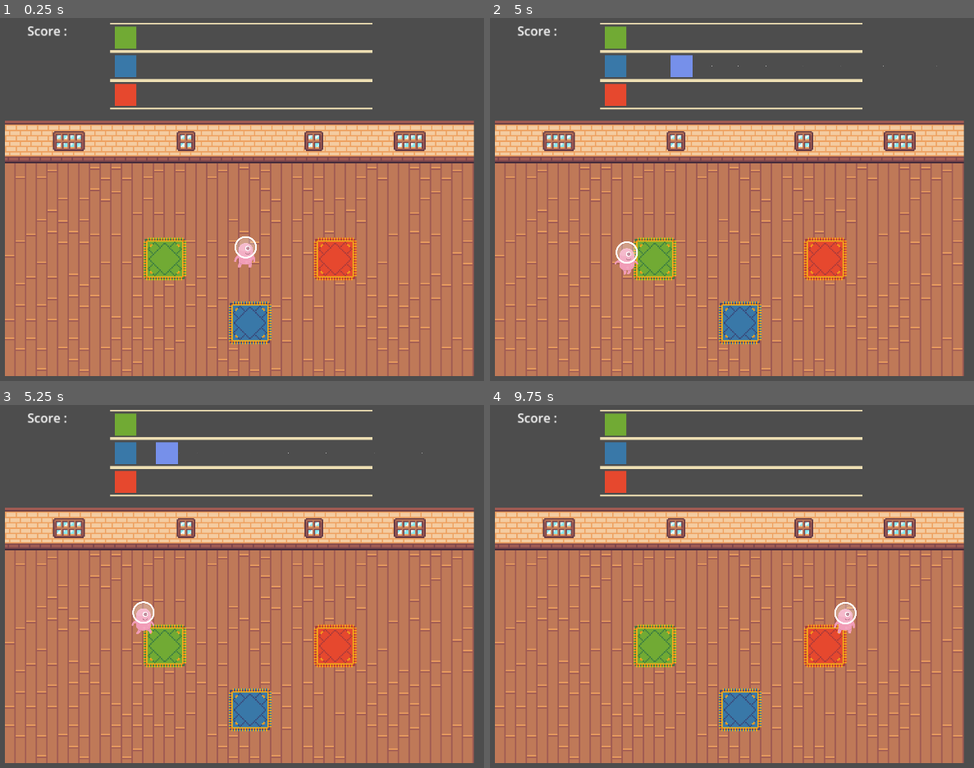
Above: before the commit, frames 1-4 (two rows, left to right).
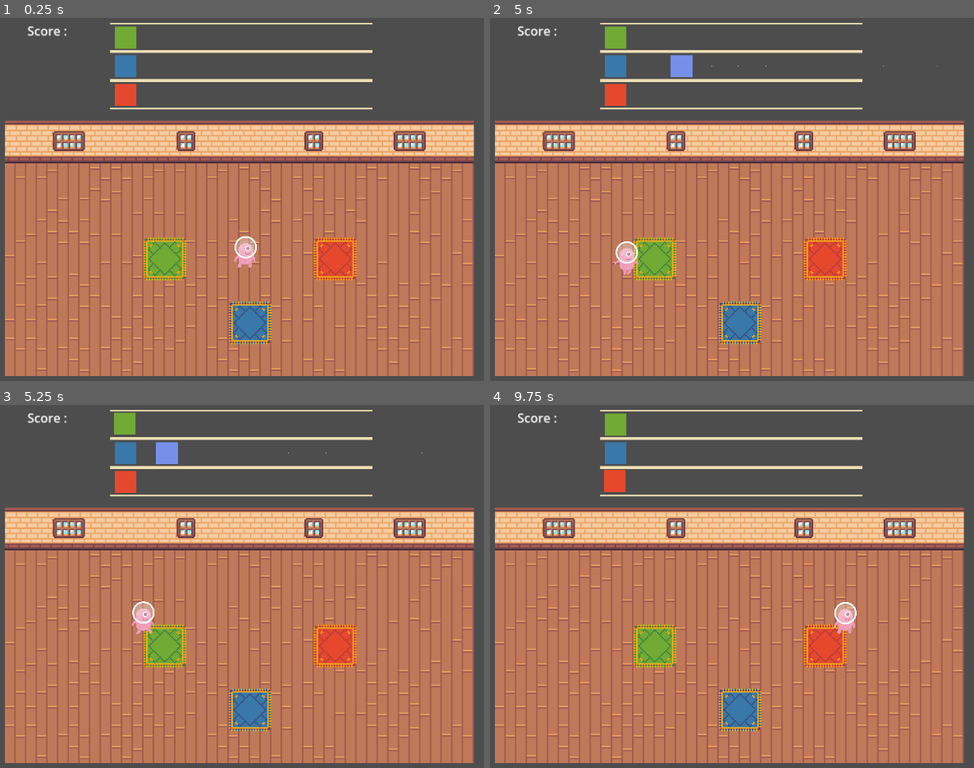
Above: after the commit, the same moments.

Repository: Zenika/gamejam-002-cook-ze-beat
Game: Godot game, scene res://scenes/game.tscn
Two runs of this game, one before a commit and one after it. Both use one fixed random seed, a clock stepped at 60 frames per second and the inputs below. Sound files missing from this copy of the repository are replaced by a short silence.
Inputs:
- Up to frame 1 (0.25 s): no input
- Up to frame 2 (5 s): tap Enter at 0.5 s; hold Up (move_up) 0.53-2.03 s; tap Space (action) at 0.6, 2.1, 3.6 s; tap Shift (sprint) at 1.35, 2.85, 4.35 s; hold Left (move_left) 2.03-3.53 s; hold Down (move_down) 3.53-4.28 s; hold Right (move_right) from 4.28 s (still down)
- Up to frame 3 (5.25 s): release Right (move_right) at 5.03 s; hold Up (move_up) from 5.03 s (still down); tap Space (action) at 5.1 s
- Up to frame 4 (9.75 s): release Up (move_up) at 5.78 s; hold Right (move_right) 5.78-8.03 s; tap Shift (sprint) at 5.85, 7.35, 8.85 s; tap Space (action) at 6.6, 8.1, 9.6 s; hold Down (move_down) 8.03-8.78 s; hold Left (move_left) 8.78-9.53 s; hold Up (move_up) from 9.53 s (still down)

Frames 1-2 are identical in both runs. In frame 3, less than 0.1% of the frame differs, in the area x 23-29%, y 2-9%; in frame 4, less than 0.1%, in the area x 23-29%, y 17-25%.

Commit message:
feat: les notes markers bougent quand on joue de l'instrument

Diff:
--- a/scenes/partition/note_marker.tscn
+++ b/scenes/partition/note_marker.tscn
@@ -16,6 +16,11 @@
 
 [node name="PushTimer" type="Timer" parent="."]
 
+[node name="BumpTimer" type="Timer" parent="."]
+wait_time = 0.2
+one_shot = true
+
 [connection signal="area_entered" from="HitArea" to="." method="_on_HitArea_area_entered"]
 [connection signal="area_exited" from="HitArea" to="." method="_on_HitArea_area_exited"]
 [connection signal="timeout" from="PushTimer" to="." method="_on_PushTimer_timeout"]
+[connection signal="timeout" from="BumpTimer" to="." method="_lower_instrument"]
--- a/scenes/partition/partition.tscn
+++ b/scenes/partition/partition.tscn
@@ -16,13 +16,25 @@
 position = Vector2(88, 80)
 input = "A"
 
+[node name="GreenSprite" type="Sprite2D" parent="NoteMarker"]
+position = Vector2(2, 2)
+texture = ExtResource("7_wp0wo")
+
 [node name="NoteMarker2" parent="." instance=ExtResource("2_u0560")]
 position = Vector2(88, 212)
 input = "B"
 
+[node name="BlueSprite" type="Sprite2D" parent="NoteMarker2"]
+position = Vector2(2, 0)
+texture = ExtResource("5_lcf4y")
+
 [node name="NoteMarker3" parent="." instance=ExtResource("2_u0560")]
 position = Vector2(88, 344)
 input = "C"
+
+[node name="RedSprite" type="Sprite2D" parent="NoteMarker3"]
+position = Vector2(2, 0)
+texture = ExtResource("6_2uief")
 
 [node name="Conductor" parent="." instance=ExtResource("3_uirvw")]
 bpm = 115
@@ -30,18 +42,6 @@
 [node name="Road" type="Sprite2D" parent="."]
 position = Vector2(619, 211)
 texture = ExtResource("4_quxc5")
-
-[node name="BlueSprite" type="Sprite2D" parent="."]
-position = Vector2(90, 212)
-texture = ExtResource("5_lcf4y")
-
-[node name="RedSprite" type="Sprite2D" parent="."]
-position = Vector2(90, 344)
-texture = ExtResource("6_2uief")
-
-[node name="GreenSprite" type="Sprite2D" parent="."]
-position = Vector2(90, 82)
-texture = ExtResource("7_wp0wo")
 
 [node name="Score" parent="." instance=ExtResource("8_mr4dm")]
 position = Vector2(-360, 9)
--- a/scripts/NoteMarker.gd
+++ b/scripts/NoteMarker.gd
@@ -3,10 +3,14 @@
 var hit = false
 var current_note = null
 
+const SHAKE_MOVEMENT_Y = 5
+const SHAKE_MOVEMENT_X = 5
+
 @export var input = ""
 signal increment_score(score: int)
 
 func validateInstrument(instrumentLetter):
+	_raise_instrument()
 	if instrumentLetter == input:
 		if current_note != null:
 			increment_score.emit(1)
@@ -15,7 +19,15 @@
 	else:
 		print("loser")
 
-
+func _raise_instrument():
+	if !$BumpTimer.is_stopped():
+		return
+	position.y -= SHAKE_MOVEMENT_Y
+	position.x -= SHAKE_MOVEMENT_X
+	$BumpTimer.start()
+func _lower_instrument():
+	position.y += SHAKE_MOVEMENT_Y
+	position.x += SHAKE_MOVEMENT_X
 
 
 # Called when the node enters the scene tree for the first time.
